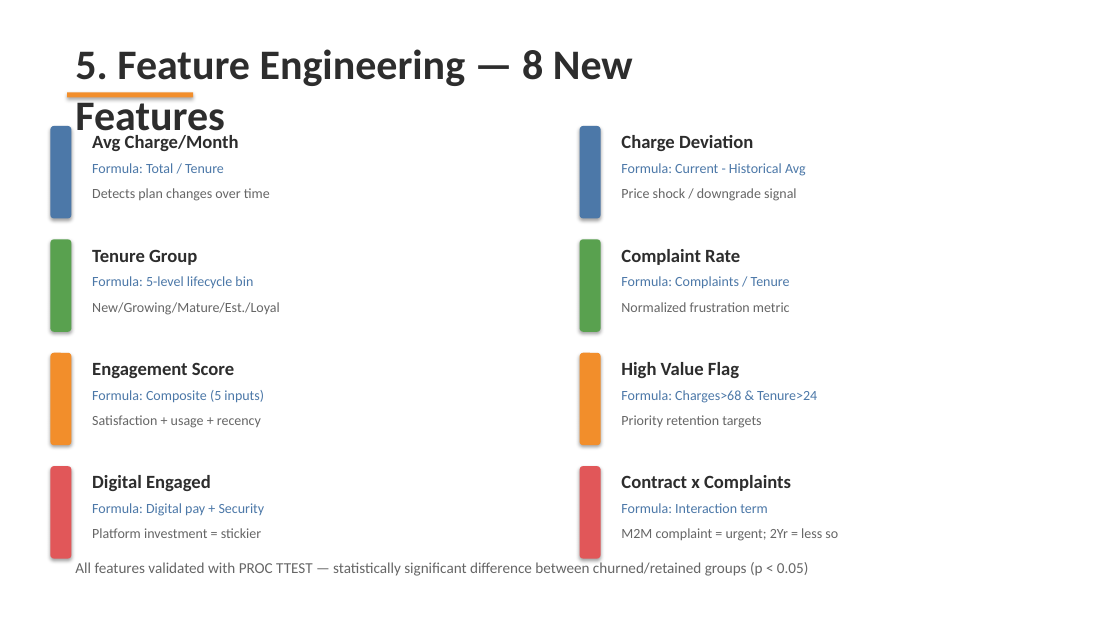
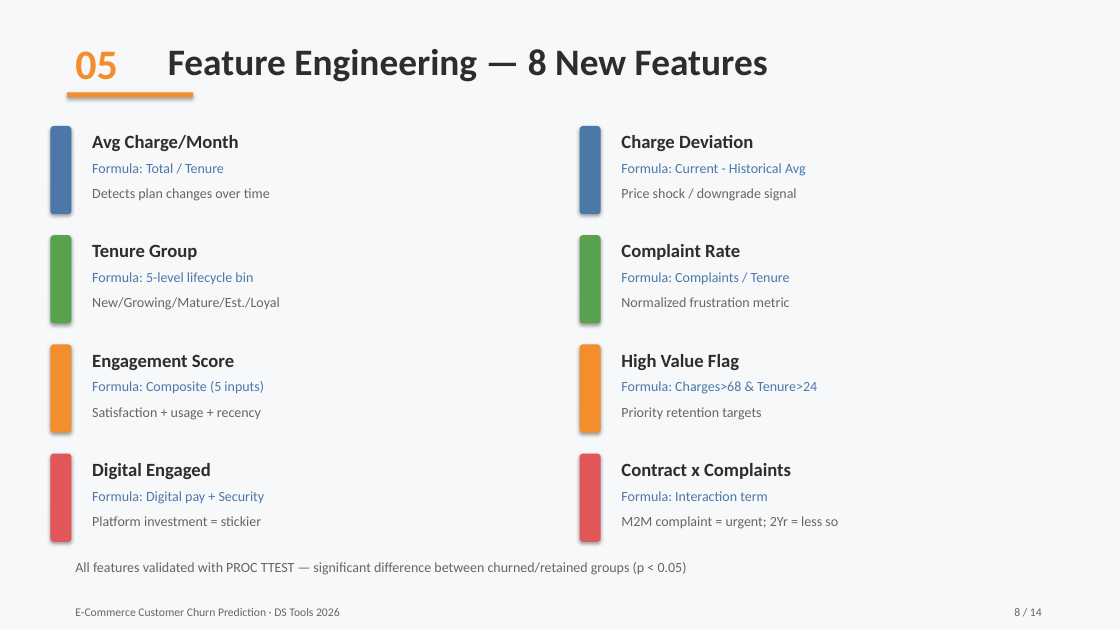
Before and after one commit to ZeyadZaher03/dstools, a slide deck: slide 8 of Churn_Prediction_Presentation.pptx (slide 7 before the commit). Drawn at 1120x630 pixels with LibreOffice and Linux fonts; fonts in the diff are those of the drawing. Boxes give left, top, right and bottom in pixels: in the first picture for what was removed or moved away, otherwise in the second. Text is boxed around its words. In the diff, an @@ line names an element or a change of style, - is before the commit and + after.

```diff
--- a/Churn_Prediction_Presentation.pptx
+++ b/Churn_Prediction_Presentation.pptx
@@ background #FFFFFF to #F7F8FA @@
@@ text added at (x1=75, y1=51, x2=118, y2=80), 36 pt, text #F28E2B, bold @@
+05
@@ text at (x1=168, y1=49, x2=768, y2=82): text changed; size 36 to 32 pt @@
-5. Feature Engineering — 8 New Features
+Feature Engineering — 8 New Features
@@ rounded rectangle resized from (x1=50, y1=126, x2=71, y2=218) to (x1=50, y1=126, x2=71, y2=214) @@
@@ rounded rectangle resized from (x1=580, y1=126, x2=601, y2=218) to (x1=580, y1=126, x2=601, y2=214) @@
@@ rounded rectangle resized from (x1=50, y1=239, x2=71, y2=332) to (x1=50, y1=235, x2=71, y2=323) @@
@@ rounded rectangle resized from (x1=580, y1=239, x2=601, y2=332) to (x1=580, y1=235, x2=601, y2=323) @@
@@ 6 texts moved together from (x1=92, y1=249, x2=790, y2=315) to (x1=92, y1=244, x2=790, y2=310) @@
@@ 8 texts, 2 rounded rectangles moved together from (x1=50, y1=353, x2=817, y2=491) to (x1=50, y1=344, x2=817, y2=479) @@
@@ rounded rectangle resized from (x1=50, y1=466, x2=71, y2=559) to (x1=50, y1=454, x2=71, y2=542) @@
@@ rounded rectangle resized from (x1=580, y1=466, x2=601, y2=559) to (x1=580, y1=454, x2=601, y2=542) @@
@@ 4 texts moved together from (x1=92, y1=503, x2=838, y2=541) to (x1=92, y1=491, x2=838, y2=529) @@
@@ text at (x1=75, y1=562, x2=687, y2=575): text changed; size 13 to 12 pt @@
-All features validated with PROC TTEST — statistically significant difference between churned/retained groups (p < 0.05)
+All features validated with PROC TTEST — significant difference between churned/retained groups (p < 0.05)
@@ text added at (x1=75, y1=608, x2=340, y2=616), 10 pt, text #666666 @@
+E-Commerce Customer Churn Prediction · DS Tools 2026
@@ text added at (x1=1014, y1=608, x2=1042, y2=616), 10 pt, text #666666 @@
+8 / 14
```
Also in this commit, not shown: 12 other slides changed, 1 slide added, 6 other files.
